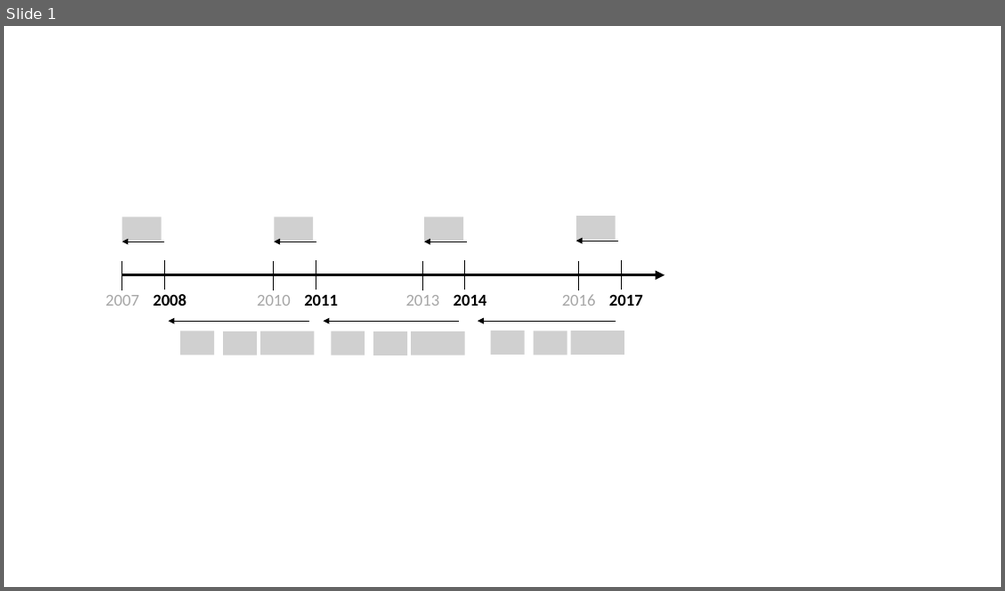
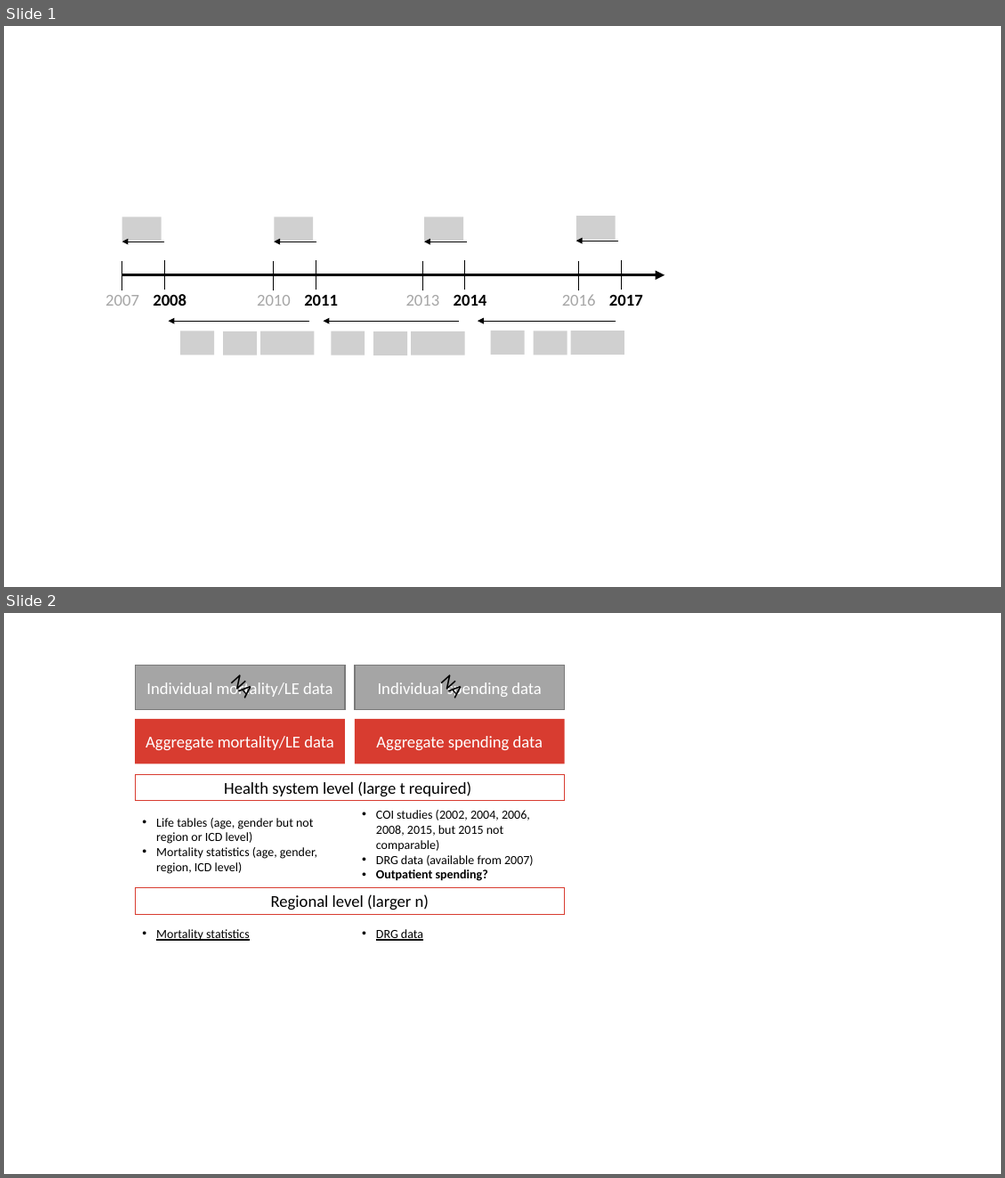
Before and after one commit to sebhim/Mortality_and_hospital_costs, a slide deck: presentation/figures.pptx. Shown one above the other, each under a label of ours: slide 1 before the commit, slides 1 and 2 after it. The pictures are 1005x591 and 1005x1178 pixels, drawn with LibreOffice and Linux fonts; fonts in the diff are those of the drawing; grey boxes stand for pictures. Boxes give left, top, right and bottom in pixels: in the first picture for what was removed or moved away, otherwise in the second. Text is boxed around its words. In the diff, an @@ line names an element or a change of style, - is before the commit and + after.

Commit message:
Age collapse data added

```diff
--- a/presentation/figures.pptx
+++ b/presentation/figures.pptx
@@ slide 2 added at (4,613,1001,1174), background #FFFFFF @@
@@ rectangle added at (135,666,345,710), fill #A5A5A5, outline #7A7A7A 1 pt, 16 pt, text #FFFFFF @@
+Individual mortality/LE data
@@ rectangle added at (355,666,565,710), fill #A5A5A5, outline #7A7A7A 1 pt, 16 pt, text #FFFFFF @@
+Individual spending data
@@ text added at (225,682,256,698), 18 pt, text #000000 @@
+NA
@@ text added at (435,682,466,698), 18 pt, text #000000 @@
+NA
@@ rectangle added at (135,719,345,764), fill #D83C30, 16 pt, text #FFFFFF @@
+Aggregate mortality/LE data
@@ rectangle added at (355,719,565,764), fill #D83C30, 16 pt, text #FFFFFF @@
+Aggregate spending data
@@ rectangle added at (135,774,564,801), outline #D83C30 1 pt, 16 pt, text #000000 @@
+Health system level (large t required)
@@ text added at (156,818,317,874), 12 pt, text #000000 @@
+• Life tables (age, gender but not region or ICD level)
+• Mortality statistics (age, gender, region, ICD level)
@@ text added at (376,810,534,881), 12 pt, text #000000 @@
+• COI studies (2002, 2004, 2006, 2008, 2015, but 2015 not comparable)
+• DRG data (available from 2007)
+• Outpatient spending?
@@ rectangle added at (135,888,564,915), outline #D83C30 1 pt, 16 pt, text #000000 @@
+Regional level (larger n)
@@ text added at (156,929,250,941), 12 pt, text #000000, underline @@
+• Mortality statistics
@@ text added at (376,929,423,941), 12 pt, text #000000, underline @@
+• DRG data
```
Also in this commit, not shown: 32 other files.
